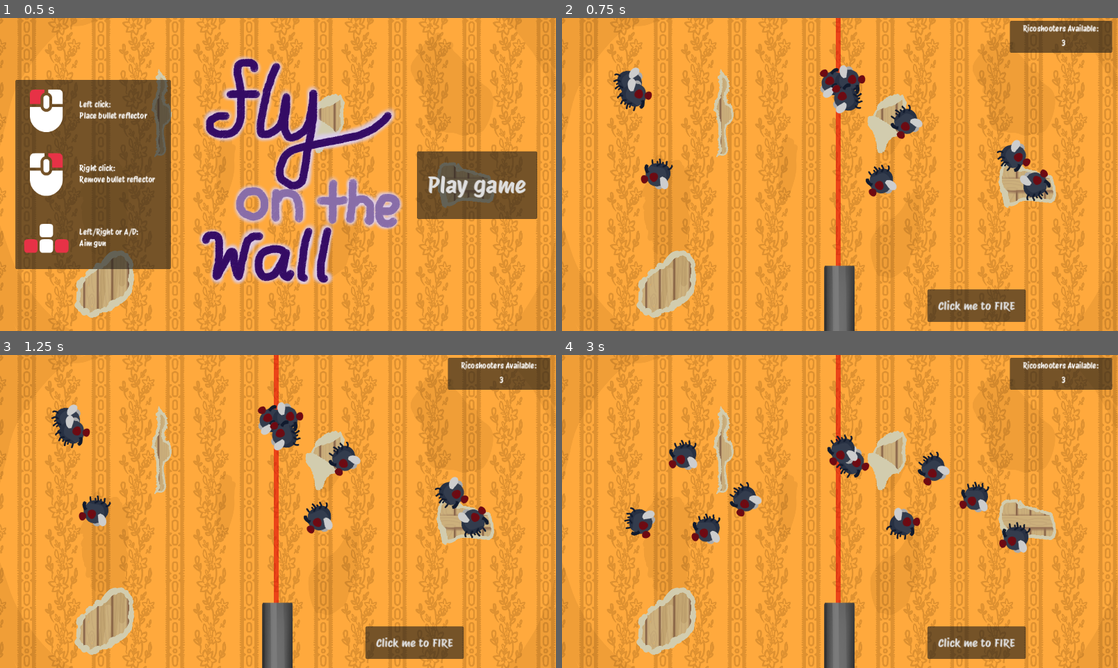
Above: before the commit, frames 1-4 (two rows, left to right).
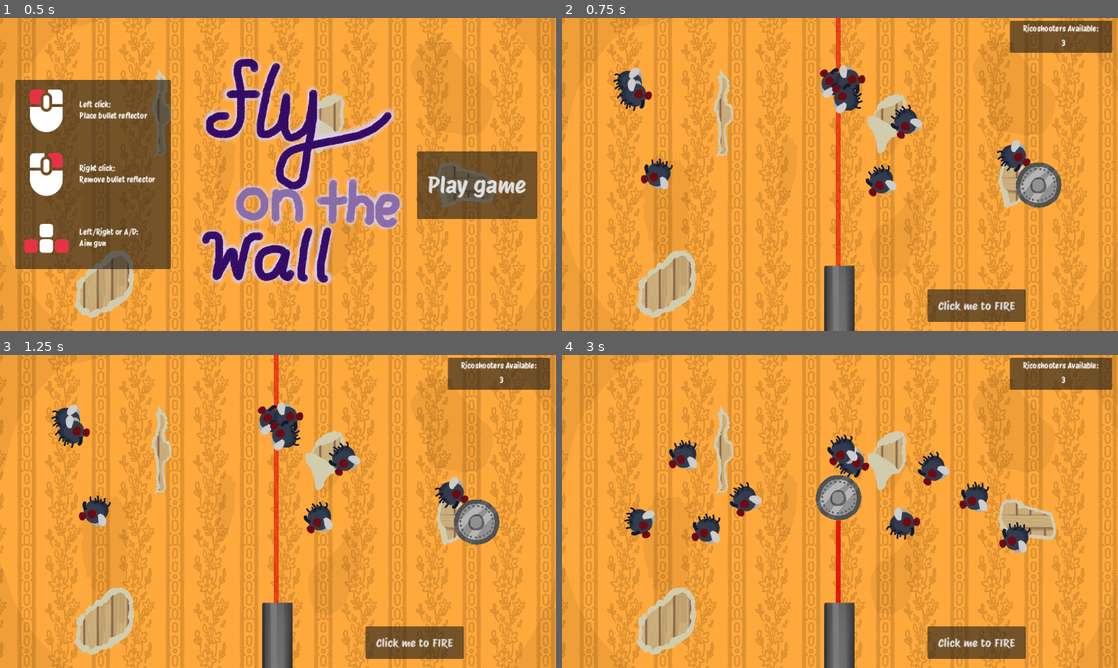
Above: after the commit, the same moments.

Repository: charlottebecconsall/fly-on-the-wall
Game: Godot game, scene res://scenes/menu.tscn
Same seed, same stepped clock (60 frames per second), same inputs: the game is played once before the commit and once after it.
Inputs:
- Up to frame 1 (0.5 s): no input
- Up to frame 2 (0.75 s): click "Play game" at 0.5 s
- Up to frame 3 (1.25 s): no input
- Up to frame 4 (3 s): click "Click me to FIRE" at 1.25 s; click "Click me to FIRE" at 2 s; click "Play again?" at 2.75 s

Frame 1 is identical in both runs. In frame 2, 0.9% of the frame differs, in the area x 81-90%, y 46-61%; in frame 3, 0.9%; in frame 4, 1.4%, in the area x 45-54%, y 0-80%.

Commit message:
Improved ricoshooter placing
There's now a preview ricoshooter which allows you to see the bullet trajectory as you prepare to place it. It also makes moving ricoshooters a bit easier.

Diff:
--- a/scenes/fly.gd
+++ b/scenes/fly.gd
@@ -19,7 +19,9 @@
 
 
 func _on_fly_entered(area: Area2D) -> void:
-	if area.is_in_group("Ricoshooters"):
-		if !area.owner.is_queued_for_deletion():
-			area.owner.ricoshooter_removed.emit()
-			area.owner.queue_free()
+	pass
+	# Commenting this out for now while I figure out the preview ricoshooter
+	#if area.is_in_group("Ricoshooters"):
+		#if !area.owner.is_queued_for_deletion():
+			#area.owner.ricoshooter_removed.emit()
+			#area.owner.queue_free()
--- a/scenes/main_game.gd
+++ b/scenes/main_game.gd
@@ -2,6 +2,7 @@
 
 var num_flies = 10
 var num_ricoshooters = 3
+var preview_ricoshooter
 
 func load_flies(num_flies):
 	for i in num_flies:
@@ -23,20 +24,28 @@
 	load_ricoshooter_info(num_ricoshooters)
 
 
+func create_ricoshooter():
+	var ricoshooter_scene = preload("res://scenes/ricoshooters.tscn")
+	var ricoshooter = ricoshooter_scene.instantiate()
+	add_child(ricoshooter)
+	ricoshooter.position = get_global_mouse_position()
+	ricoshooter.ricoshooter_removed.connect(remove_ricoshooter)
+	return ricoshooter
+
+
 # Called when the node enters the scene tree for the first time.
 func _ready() -> void:
 	MusicAutoplay.play_file("res://assets/Main Game Music.mp3")
 	load_flies(num_flies)
 	load_ricoshooter_info(num_ricoshooters)
+	preview_ricoshooter = create_ricoshooter()
+	preview_ricoshooter.preview = true
+
 
 func _unhandled_input(event: InputEvent) -> void:
 	if event.is_action_pressed("place_ricoshooter"):
 		if num_ricoshooters > 0:
-			var ricoshooter_scene = preload("res://scenes/ricoshooters.tscn")
-			var ricoshooter = ricoshooter_scene.instantiate()
-			add_child(ricoshooter)
-			ricoshooter.position = get_global_mouse_position()
-			ricoshooter.ricoshooter_removed.connect(remove_ricoshooter)
+			create_ricoshooter()
 			num_ricoshooters -= 1
 			load_ricoshooter_info(num_ricoshooters)
 
@@ -58,3 +67,13 @@
 
 func _on_menu_pressed() -> void:
 	get_tree().change_scene_to_file("res://scenes/menu.tscn")
+
+
+func _process(delta: float) -> void:
+	# If there are ricoshooters available to be placed,
+	# spawn one on the mouse location and make sure it follows the mouse location
+	if num_ricoshooters > 0:
+		preview_ricoshooter.visible = true
+		preview_ricoshooter.position = get_global_mouse_position()
+	else:
+		preview_ricoshooter.visible = false
--- a/scenes/ricoshooters.gd
+++ b/scenes/ricoshooters.gd
@@ -4,6 +4,7 @@
 signal ricoshooter_moved
 
 var moving = false
+var preview = false
 
 # Called when the node enters the scene tree for the first time.
 func _ready() -> void:
@@ -16,6 +17,6 @@
 
 
 func _on_area_2d_input_event(viewport: Node, event: InputEvent, shape_idx: int) -> void:
-	if event.is_action_pressed("remove_ricoshooter"):
+	if event.is_action_pressed("remove_ricoshooter") and !preview:
 		ricoshooter_removed.emit()
 		queue_free()
